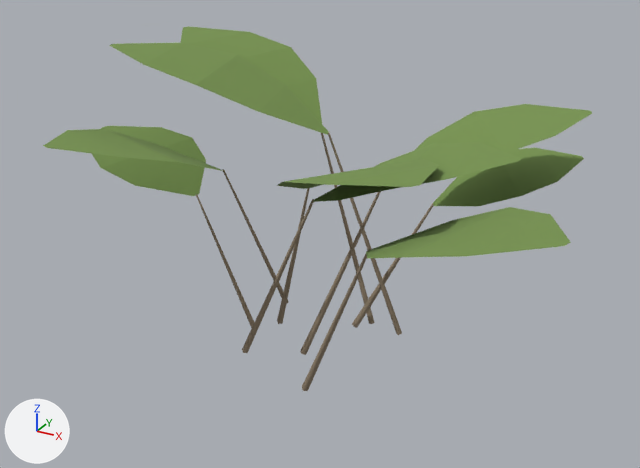
What one commit did to the glTF model environment/forest/assets/broadleaf_lod0.glb.
One viewpoint serves both versions: a 50 mm lens placed at (0.653, -1.186, 0.796), pointed at (0.017, -0.03, 0.218). The axes (+X, +Y, +Z) are drawn at lower left. The lights are the same throughout. The first picture is the older version. Vertices at exactly the same position are counted once.

The first picture shows 'Bark', 'Leaves'.
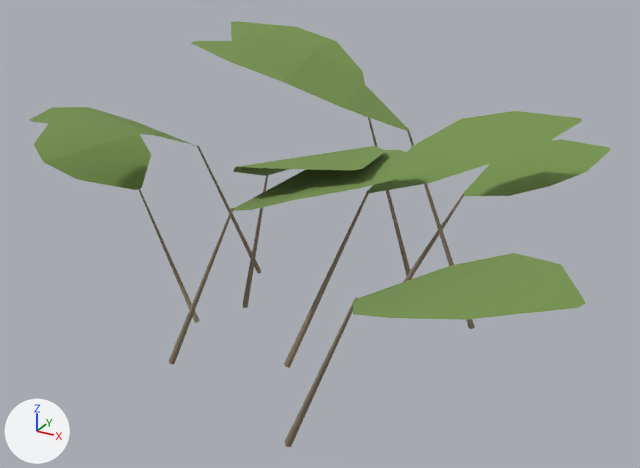
Changed parts and their boxes [x1, y1, x2, y2] in the pictures (640 x 468 px; the box of a moved part takes in the faces that stretch with it):
'Leaves', reshaped (6% wider, 29% taller): before [43, 26, 592, 258]; after [29, 21, 611, 320]
'Bark', reshaped (41% wider, 28% taller): before [196, 133, 434, 391]; after [138, 117, 475, 447]
part 1 of me_bark_022, moved or reshaped: before [196, 194, 254, 328]; after [138, 188, 200, 323]
part 2 of me_bark_022, moved or reshaped: before [328, 133, 402, 335]; after [407, 129, 475, 329]
part 3 of me_bark_022, moved or reshaped: before [302, 250, 369, 391]; after [285, 297, 356, 447]
part 4 of me_bark_022, moved or reshaped: before [242, 199, 314, 353]; after [169, 208, 233, 364]
part 5 of me_bark_022, moved or reshaped: before [321, 133, 375, 324]; after [368, 117, 412, 279]
part 6 of me_bark_022, moved or reshaped: before [277, 188, 310, 324]; after [242, 175, 268, 308]
part 7 of me_bark_022, moved or reshaped: before [223, 170, 289, 304]; after [197, 145, 261, 274]
part 8 of me_bark_022, moved or reshaped: before [300, 191, 381, 355]; after [284, 190, 369, 368]
part 9 of me_bark_022, moved or reshaped: before [352, 203, 434, 328]; after [403, 194, 465, 282]
part 10 of me_leaves_018, moved or reshaped: before [91, 126, 206, 196]; after [34, 124, 151, 190]
part 11 of me_leaves_018, moved or reshaped: before [109, 43, 329, 135]; after [191, 40, 408, 131]
part 12 of me_leaves_018, moved or reshaped: before [366, 207, 571, 258]; after [353, 253, 586, 320]
part 13 of me_leaves_018, moved or reshaped: before [312, 142, 521, 202]; after [231, 150, 436, 211]
part 14 of me_leaves_018, moved or reshaped: before [181, 26, 322, 124]; after [231, 21, 367, 117]
part 15 of me_leaves_018, moved or reshaped: before [277, 159, 440, 189]; after [233, 146, 386, 176]
part 16 of me_leaves_018, moved or reshaped: before [43, 129, 223, 171]; after [29, 107, 196, 146]
part 17 of me_leaves_018, moved or reshaped: before [415, 104, 592, 153]; after [368, 111, 583, 193]
part 18 of me_leaves_018, moved or reshaped: before [433, 147, 584, 206]; after [463, 139, 611, 196]

The change, as a list of edits to the scene's bpy script:
```text
Change me_bark_022:
    used by ob_bark; location = (0.0, 0.0, 0.0)
    remove me_bark_022.from_pydata(...)  # 108 vertices, 90 faces; spans x -0.247..0.18, y -0.184..0.137, z -0.003..0.363
    add me_bark_022.from_pydata(...)  # 108 vertices, 90 faces; spans x -0.356..0.229, y -0.32..0.223, z -0.003..0.363
    me_bark_022 part 1: the loose piece of 8 vertices spanning x -0.247..-0.111, y -0.032..-0.004, z -0.003..0.231 is moved by (-0.109, -0.025, 0.0)
    me_bark_022 part 2: the loose piece of 8 vertices spanning x -0.013..0.119, y 0.049..0.094, z -0.002..0.363 is moved by (0.106, 0.082, 0.0)
    me_bark_022 part 3: the loose piece of 8 vertices spanning x 0.047..0.18, y -0.184..-0.139, z -0.002..0.288 is moved by (0.049, -0.136, 0.0)
    me_bark_022 part 4: the loose piece of 8 vertices spanning x -0.1..0.037, y -0.101..-0.081, z -0.002..0.3 is moved by (-0.088, -0.089, 0.0)
    me_bark_022 part 5: the loose piece of 8 vertices spanning x -0.074..0.06, y 0.093..0.132, z -0.002..0.348 is moved by (0.051, 0.091, 0.0)
    me_bark_022 part 6: the loose piece of 8 vertices spanning x -0.1..0.013, y -0.057..0.028, z -0.002..0.306 is moved by (-0.088, 0.02, 0.0)
    me_bark_022 part 7: the loose piece of 8 vertices spanning x -0.17..-0.117, y -0.032..0.098, z -0.002..0.297 is moved by (-0.115, 0.086, 0.0)
    me_bark_022 part 8: the loose piece of 8 vertices spanning x -0.009..0.109, y -0.057..0.017, z -0.002..0.31 is moved by (-0.004, -0.048, 0.0)
    me_bark_022 part 9: the loose piece of 8 vertices spanning x 0.026..0.147, y 0.069..0.137, z -0.003..0.238 is moved by (0.029, 0.069, 0.0)
    other edits to the shape of me_bark_022 do not show in these pictures
Change me_leaves_018:
    used by ob_leaves; location = (0.0, 0.0, 0.0)
    remove me_leaves_018.from_pydata(...)  # 90 vertices, 72 faces; spans x -0.478..0.462, y -0.328..0.297, z 0.229..0.491
    add me_leaves_018.from_pydata(...)  # 90 vertices, 72 faces; spans x -0.587..0.511, y -0.465..0.371, z 0.229..0.491
    me_leaves_018 part 10: the loose piece of 10 vertices spanning x -0.478..-0.244, y -0.097..0.121, z 0.229..0.311 is moved by (-0.109, -0.025, 0.0)
    me_leaves_018 part 11: the loose piece of 10 vertices spanning x -0.369..-0.009, y -0.111..0.107, z 0.361..0.491 is moved by (0.106, 0.082, 0.0)
    me_leaves_018 part 12: the loose piece of 10 vertices spanning x 0.176..0.462, y -0.328..-0.117, z 0.286..0.389 is moved by (0.049, -0.136, 0.0)
    me_leaves_018 part 13: the loose piece of 10 vertices spanning x 0.034..0.341, y -0.178..0.041, z 0.298..0.405 is moved by (-0.088, -0.089, 0.0)
    me_leaves_018 part 14: the loose piece of 10 vertices spanning x -0.418..-0.07, y 0.067..0.28, z 0.347..0.471 is moved by (0.051, 0.091, 0.0)
    me_leaves_018 part 15: the loose piece of 10 vertices spanning x 0.006..0.268, y -0.262..-0.031, z 0.304..0.414 is moved by (-0.088, 0.02, 0.0)
    me_leaves_018 part 16: the loose piece of 10 vertices spanning x -0.328..-0.113, y -0.317..-0.028, z 0.295..0.402 is moved by (-0.115, 0.086, 0.0)
    me_leaves_018 part 17: the loose piece of 10 vertices spanning x 0.104..0.382, y -0.018..0.212, z 0.308..0.419 is moved by (-0.004, -0.049, 0.0)
    me_leaves_018 part 18: the loose piece of 10 vertices spanning x 0.142..0.363, y 0.088..0.297, z 0.236..0.321 is moved by (0.029, 0.069, 0.0)
```
